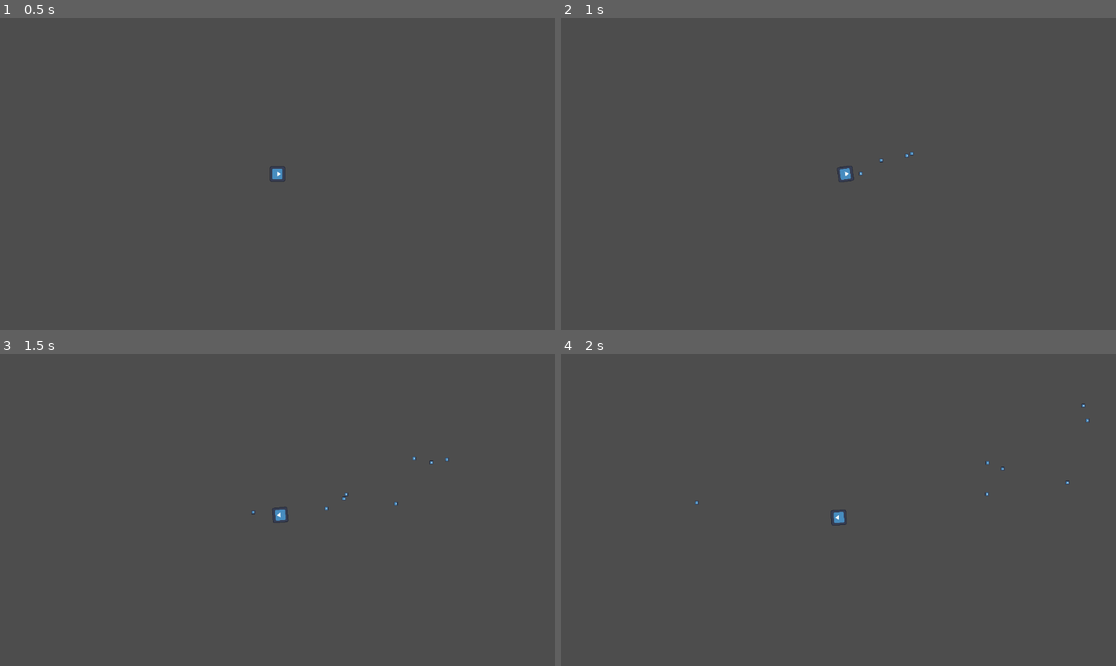
Above: before the commit, frames 1-4 (two rows, left to right).
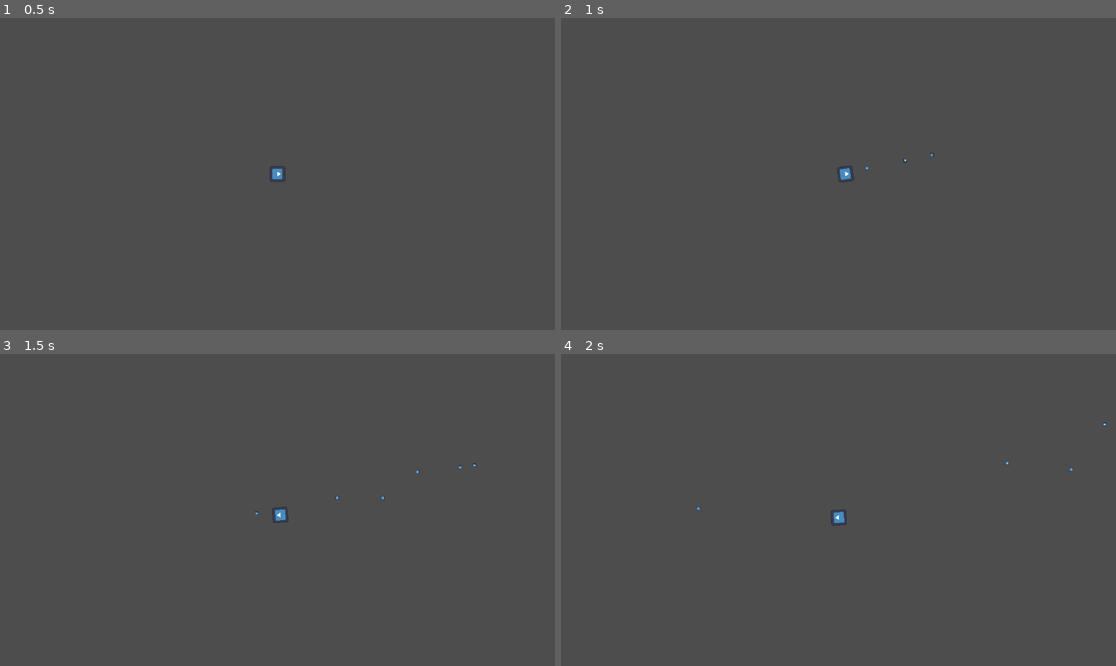
Above: after the commit, the same moments.

Repository: WinterAtne/GoTest
Game: Godot game, scene res://teststage.tscn
Two runs of this game, one before a commit and one after it. Both use one fixed random seed, a clock stepped at 60 frames per second and the inputs below. The engine's default icon, where the game draws it, is replaced by a stand-in: a white triangle on a blue panel in a dark square.
Inputs (mouse positions are in pixels of both pictures, inside the frame that each line leads up to):
- Up to frame 1 (0.5 s): no input
- Up to frame 2 (1 s): tap Enter at 0.5 s; move the mouse to (960, 158) at 0.52 s; press the mouse at (960, 158) at 0.53 s; hold Right (ui_right) from 0.53 s (still down)
- Up to frame 3 (1.5 s): tap Space at 1.25 s; move the mouse to (166, 525) at 1.27 s; release Right (ui_right) at 1.28 s; release the mouse at (166, 525) at 1.28 s; hold Down (ui_down) from 1.28 s (still down); click (166, 525) at 1.35 s
- Up to frame 4 (2 s): keep holding Down (ui_down)

Frame 1 is identical in both runs. In frame 2, less than 0.1% of the frame differs, in the area x 53-68%, y 42-51%; in frame 3, less than 0.1%, in the area x 45-86%, y 32-52%; in frame 4, less than 0.1%.

Commit message:
Major changes

Diff:
--- a/EnemyFactory.gd
+++ b/EnemyFactory.gd
@@ -1,16 +1,20 @@
 extends Timer
 
 var enemy = load("res://enemy.tscn")
-@onready var player = get_node("../Player").get_position()
-const minDistFromPlayer = 1000
-const maxDistFromPlayer = 6000
+@onready var player = get_node("../Player")
+const minDistFromPlayer = 2400
+const maxDistFromPlayer = 7500
+var reduction : float = 0.05
+var minTimeBetweenSpawns : float = 0.75
 
 
 func _on_timeout():
+	if (wait_time > minTimeBetweenSpawns):
+		wait_time -= reduction
 	var instance = enemy.instantiate()
 	var distFromPlayer = randf_range(minDistFromPlayer, maxDistFromPlayer)
 	var angle = randf_range(0, TAU)
-	instance.position = Vector2(distFromPlayer * cos(angle), distFromPlayer * sin(angle))
+	instance.position = Vector2(distFromPlayer * cos(angle) + player.position.x, distFromPlayer * sin(angle) + player.position.y)
 	add_child(instance)
 
 
--- a/bullet.gd
+++ b/bullet.gd
@@ -1,10 +1,12 @@
 extends Area2D
-const speed = 1600
-const spread : Vector2 = Vector2(-0.25, 0.25)
+const speed = 2000
+const spread : Vector2 = Vector2(-0.12, 0.12)
 
 @onready var direction = position.direction_to(get_global_mouse_position()) + Vector2(randf_range(spread.x, spread.y), randf_range(spread.x, spread.y))
 
-
+func _ready():
+	await get_tree().create_timer(3).timeout
+	queue_free()
 
 func _process(delta):
 	position += direction * speed * delta
--- a/project.godot
+++ b/project.godot
@@ -26,6 +26,11 @@
 "events": [Object(InputEventMouseButton,"resource_local_to_scene":false,"resource_name":"","device":-1,"window_id":0,"a …(253 unchanged characters)…
 ]
 }
+shoot2={
+"deadzone": 0.5,
+"events": [Object(InputEventMouseButton,"resource_local_to_scene":false,"resource_name":"","device":-1,"window_id":0,"alt_pressed":false,"shift_pressed":false,"ctrl_pressed":false,"meta_pressed":false,"button_mask":0,"position":Vector2(0, 0),"global_position":Vector2(0, 0),"factor":1.0,"button_index":2,"canceled":false,"pressed":false,"double_click":false,"script":null)
+]
+}
 
 [rendering]
 
--- a/seek.gd
+++ b/seek.gd
@@ -1,6 +1,6 @@
 extends Area2D
 
-var speed : float = 200
+var speed : float = 1200
 
 # Called when the node enters the scene tree for the first time.
 func _ready():
@@ -11,8 +11,7 @@
 func _process(delta):
 	var seekPosition = get_node("../../Player").get_position()
 
-	position.x = move_toward(position.x, seekPosition.x, speed * delta)
-	position.y = move_toward(position.y, seekPosition.y, speed * delta)
+	position = position.move_toward(seekPosition, delta * speed)
 
 	look_at(seekPosition)
 
--- a/shoot.gd
+++ b/shoot.gd
@@ -1,8 +1,10 @@
 extends Node2D
 
 var bullet = preload("res://bullet.tscn")
+var shot = preload("res://shot.tscn")
 var canShoot : bool = true
-const reloadTime = 0.1
+const reloadTime1 = 0.15
+const reloadTime2 = 0.75
 
 # Called every frame. 'delta' is the elapsed time since the previous frame.
 func _process(delta):
@@ -11,6 +13,8 @@
 		instance.position = get_parent().position
 		get_parent().get_parent().add_child(instance)
 		canShoot = false
-		await get_tree().create_timer(reloadTime).timeout
+		await get_tree().create_timer(reloadTime1).timeout
 		canShoot = true
+
+
 	pass
--- /dev/null
+++ b/shot.gd
@@ -0,0 +1,12 @@
+extends Node2D
+
+var bullet = preload("res://bullet.tscn")
+var shots : int = 10
+
+# Called when the node enters the scene tree for the first time.
+func _ready():
+	for n in range(0, shots):
+		var instance = bullet.instantiate()
+		instance.position = get_parent().position
+		add_child(instance)
+	pass # Replace with function body.
--- /dev/null
+++ b/shot.tscn
@@ -0,0 +1,6 @@
+[gd_scene load_steps=2 format=3 uid="uid://dvkpfts6nx2y3"]
+
+[ext_resource type="Script" path="res://shot.gd" id="1_hr5bh"]
+
+[node name="shot" type="Node2D"]
+script = ExtResource("1_hr5bh")
--- a/teststage.tscn
+++ b/teststage.tscn
@@ -6,10 +6,9 @@
 [node name="teststage" type="Node2D"]
 
 [node name="Player" parent="." instance=ExtResource("1_1b2vx")]
-position = Vector2(-1, 0)
 
 [node name="EnemyFactory" type="Timer" parent="."]
-wait_time = 3.0
+wait_time = 2.5
 autostart = true
 script = ExtResource("2_2w2qh")
 
